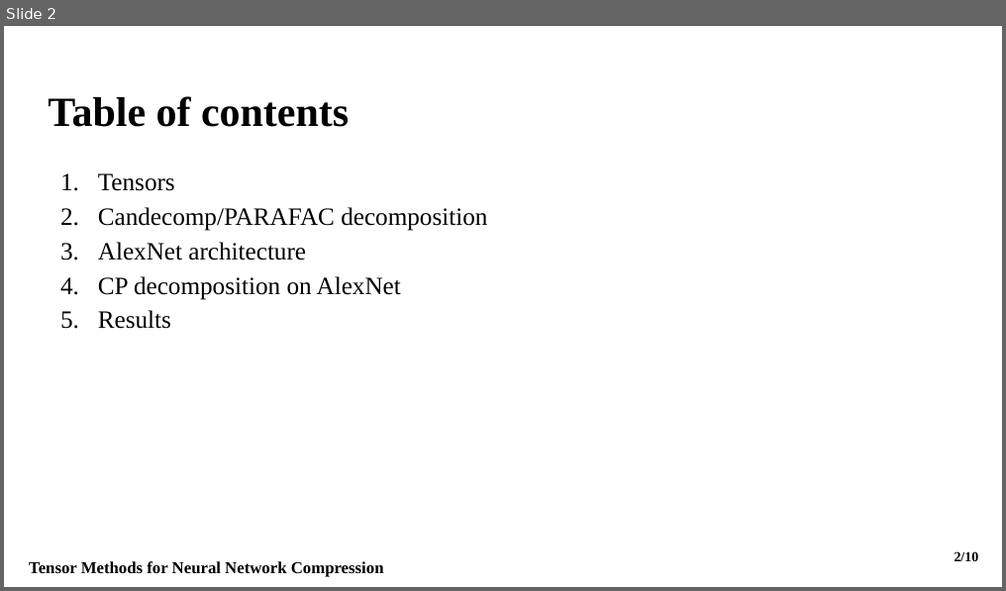
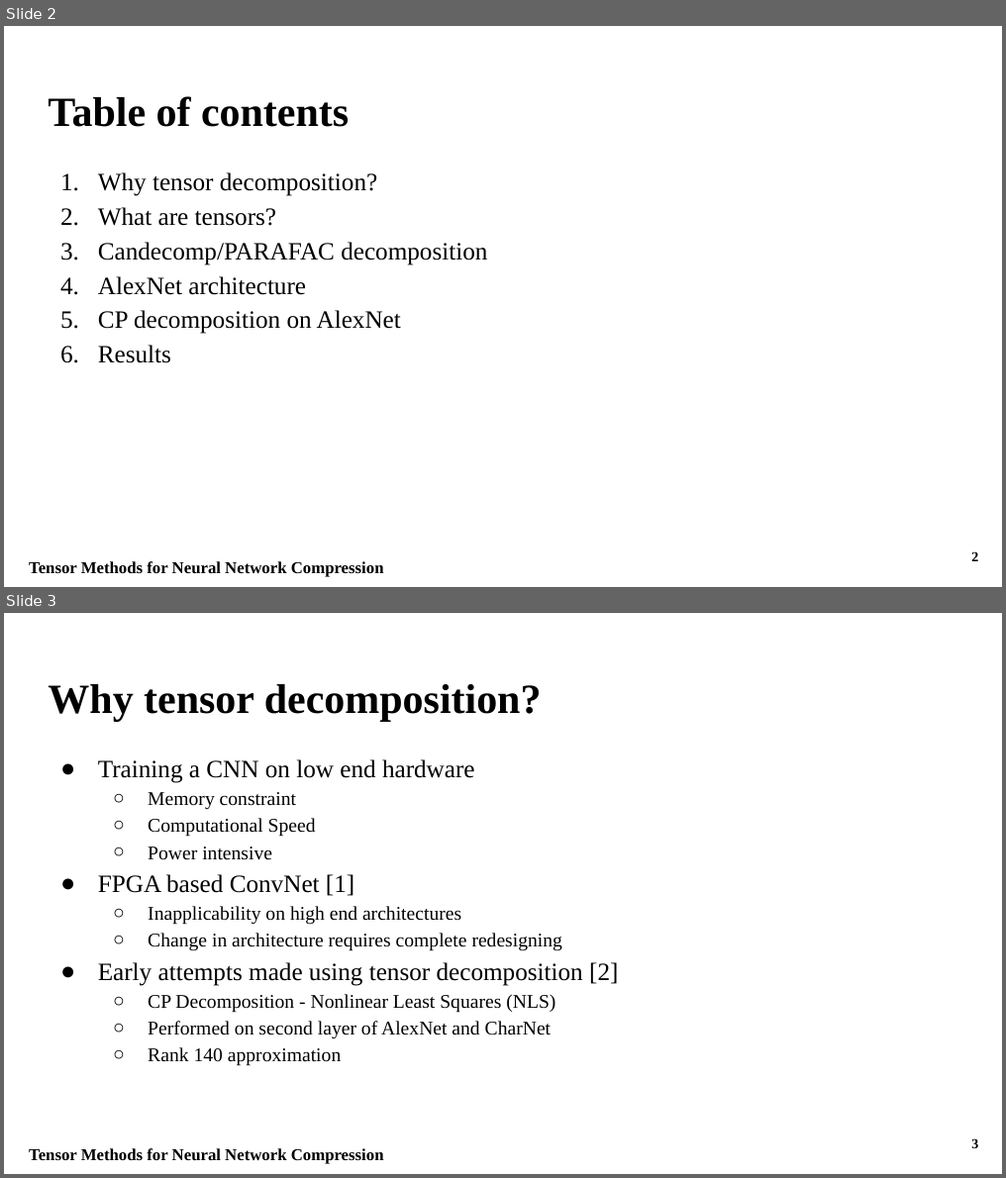
Before and after one commit to Fraunhofer-SCAI/canonical-cnn, a slide deck: Presentation/Fraunhofer_Presentation.pptx. Shown one above the other, each under a label of ours: slide 2 before the commit, slides 2 and 3 after it. The pictures are 1006x591 and 1006x1178 pixels, drawn with LibreOffice and Linux fonts; fonts in the diff are those of the drawing. Boxes give left, top, right and bottom in pixels: in the first picture for what was removed or moved away, otherwise in the second. Text is boxed around its words. In the diff, an @@ line names an element or a change of style, - is before the commit and + after.

```diff
--- a/Presentation/Fraunhofer_Presentation.pptx
+++ b/Presentation/Fraunhofer_Presentation.pptx
@@ slide 3 added at (4, 613, 1002, 1174), background #FFFFFF @@
@@ title added at (48, 684, 542, 721), 30 pt, text #000000, bold @@
+Why tensor decomposition?
@@ text added at (98, 760, 618, 1066), 14 pt, text #000000 @@
+● Training a CNN on low end hardware
+  ○ Memory constraint
+  ○ Computational Speed
+  ○ Power intensive
+● FPGA based ConvNet [1]
+  ○ Inapplicability on high end architectures
+  ○ Change in architecture requires complete redesigning
+● Early attempts made using tensor decomposition [2]
+  ○ CP Decomposition - Nonlinear Least Squares (NLS)
+  ○ Performed on second layer of AlexNet and CharNet
+  ○ Rank 140 approximation
@@ page number added at (971, 1139, 978, 1149), 10 pt, text #000000, bold @@
+3
@@ text added at (29, 1149, 384, 1164), 12 pt, text #000000, bold @@
+Tensor Methods for Neural Network Compression
@@ slide 2 changed as well @@
@@ text at (98, 173, 377, 226): text changed @@
-1. Tensors
+1. Why tensor decomposition?
+2. What are tensors?
@@ page number at (971, 552, 978, 562): text changed @@
-2/10
+2
```
Also in this commit, not shown: 8 other slides changed, 5 other slides added, 1 other file.
